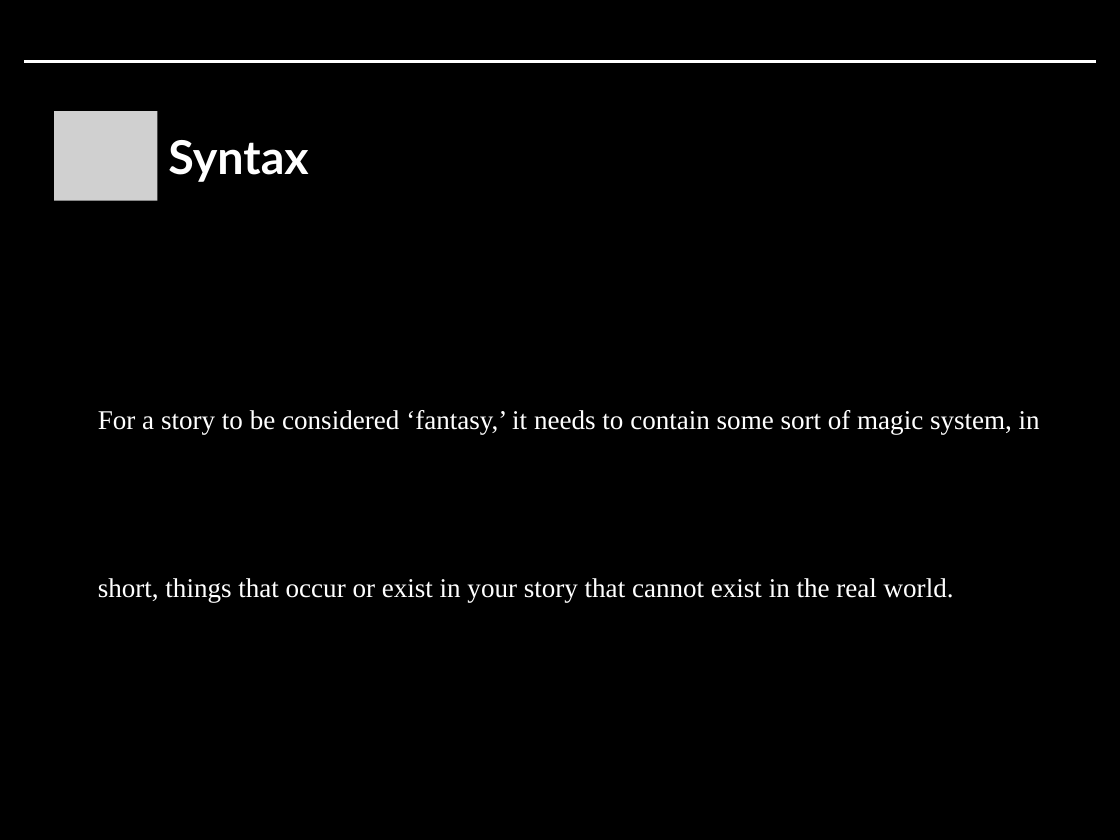
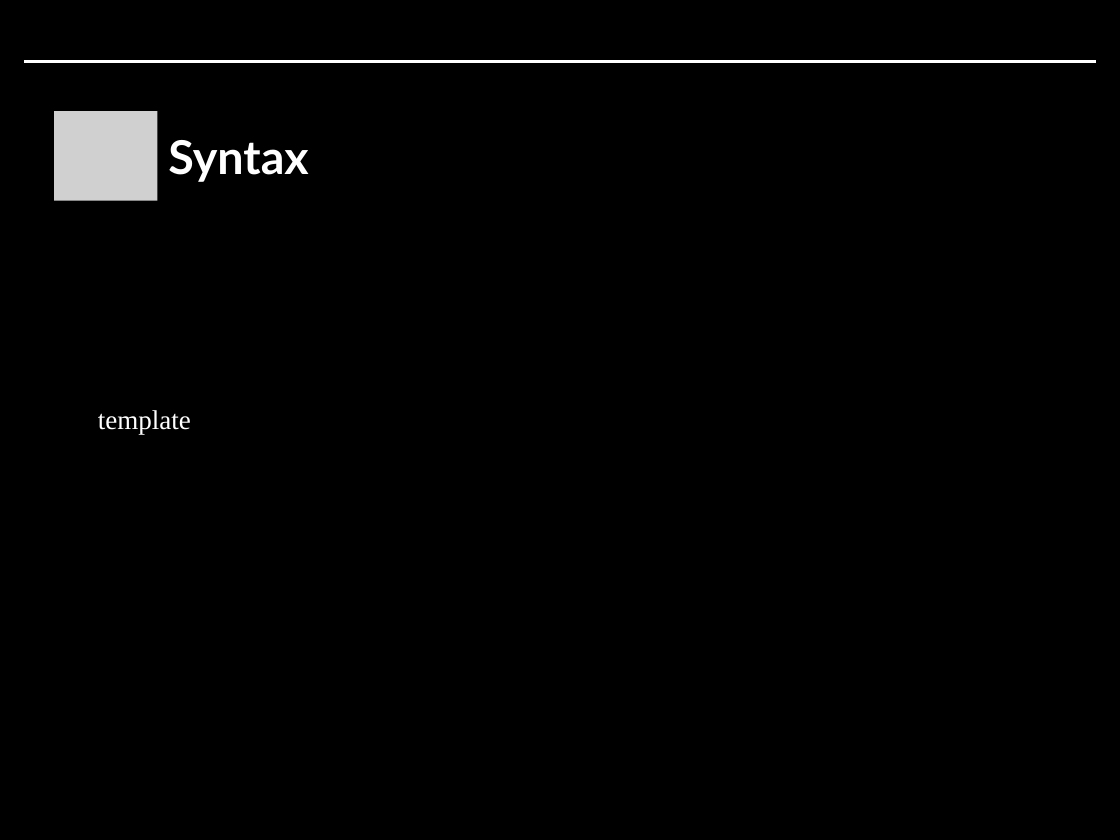
Before and after one commit to howard-kim/book2ppt, a slide deck: slide 5 of backend/template.pptx. Drawn at 1120x840 pixels with LibreOffice and Linux fonts; fonts in the diff are those of the drawing; grey boxes stand for pictures. Boxes give left, top, right and bottom in pixels: in the first picture for what was removed or moved away, otherwise in the second. Text is boxed around its words. In the diff, an @@ line names an element or a change of style, - is before the commit and + after.

```diff
--- a/backend/template.pptx
+++ b/backend/template.pptx
@@ text at bbox=[98, 410, 191, 435]: text changed @@
-For a story to be considered ‘fantasy,’ it needs to contain some sort of magic system, in short, things that occur or exist in your story that cannot exist in the real world.
+template
```
Also in this commit, not shown: 2 other slides changed, 2 slides added, 2 slides removed, 6 other files.
